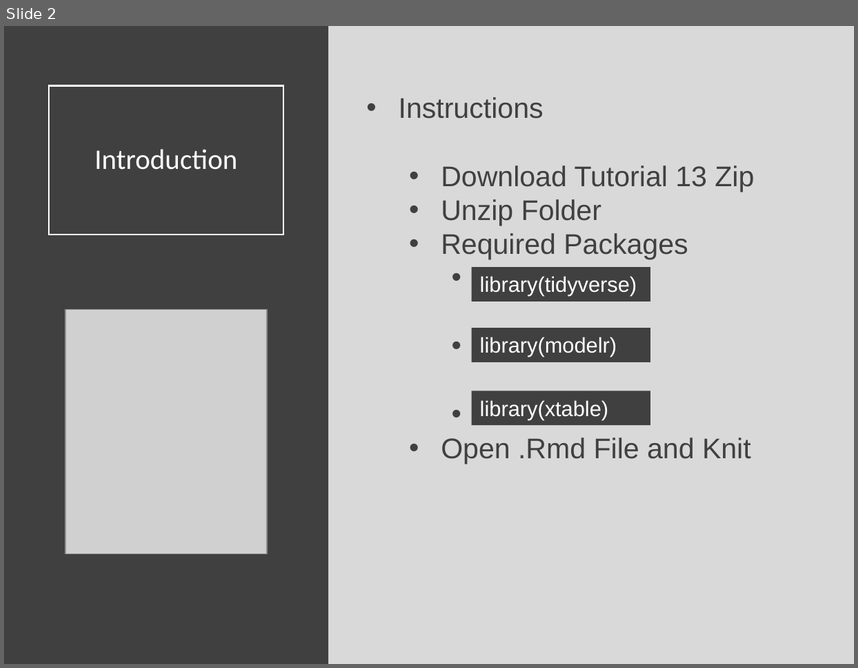
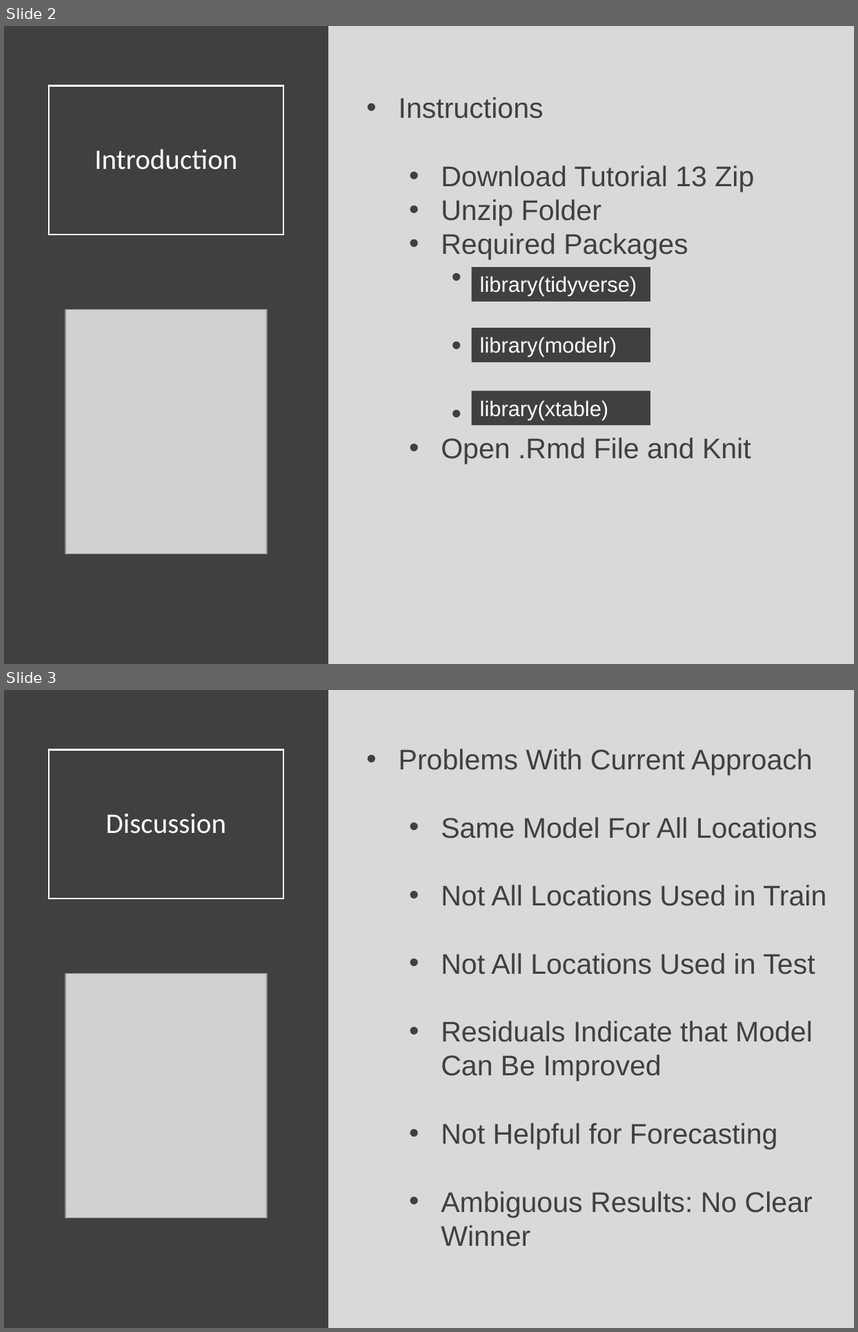
Before and after one commit to Yixf-Self/STOR320_WEBSITE, a slide deck: Lecture/Lecture 25/Lecture 25.pptx. Shown one above the other, each under a label of ours: slide 2 before the commit, slides 2 and 3 after it. The pictures are 858x668 and 858x1332 pixels, drawn with LibreOffice and Linux fonts; fonts in the diff are those of the drawing; grey boxes stand for pictures. Boxes give left, top, right and bottom in pixels: in the first picture for what was removed or moved away, otherwise in the second. Text is boxed around its words. In the diff, an @@ line names an element or a change of style, - is before the commit and + after.

```diff
--- a/Lecture/Lecture 25/Lecture 25.pptx
+++ b/Lecture/Lecture 25/Lecture 25.pptx
@@ slide 3 added at [4, 690, 854, 1328], background #D9D9D9 @@
@@ rectangle added at [4, 690, 329, 1328], fill #404040 @@
@@ title added at [49, 749, 283, 898], outline #FFFFFF 1.5 pt, 24 pt, text #FFFFFF @@
+Discussion
@@ text added at [399, 749, 826, 1246], 24 pt, text #404040 @@
+• Problems With Current Approach
+  • Same Model For All Locations
+  • Not All Locations Used in Train
+  • Not All Locations Used in Test
+  • Residuals Indicate that Model Can Be Improved
+  • Not Helpful for Forecasting
+  • Ambiguous Results: No Clear Winner
@@ picture added at [65, 973, 267, 1217] @@
```
Also in this commit, not shown: 4 slides changed, 9 other slides added, 1 slide removed, 5 other files.
